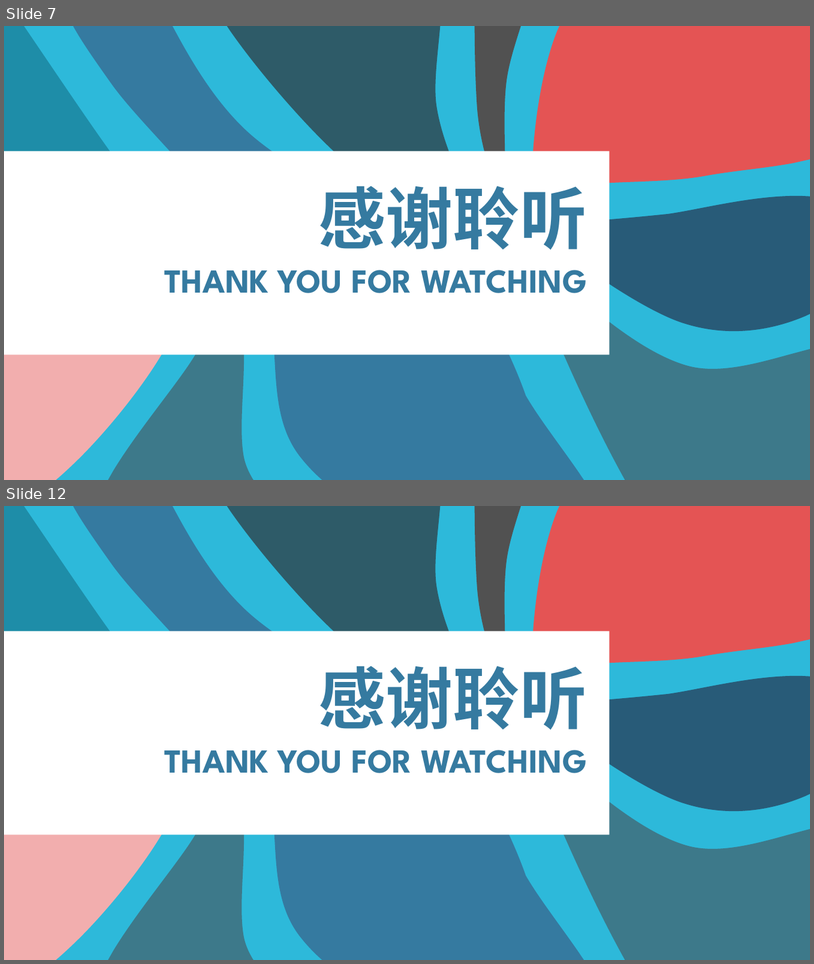
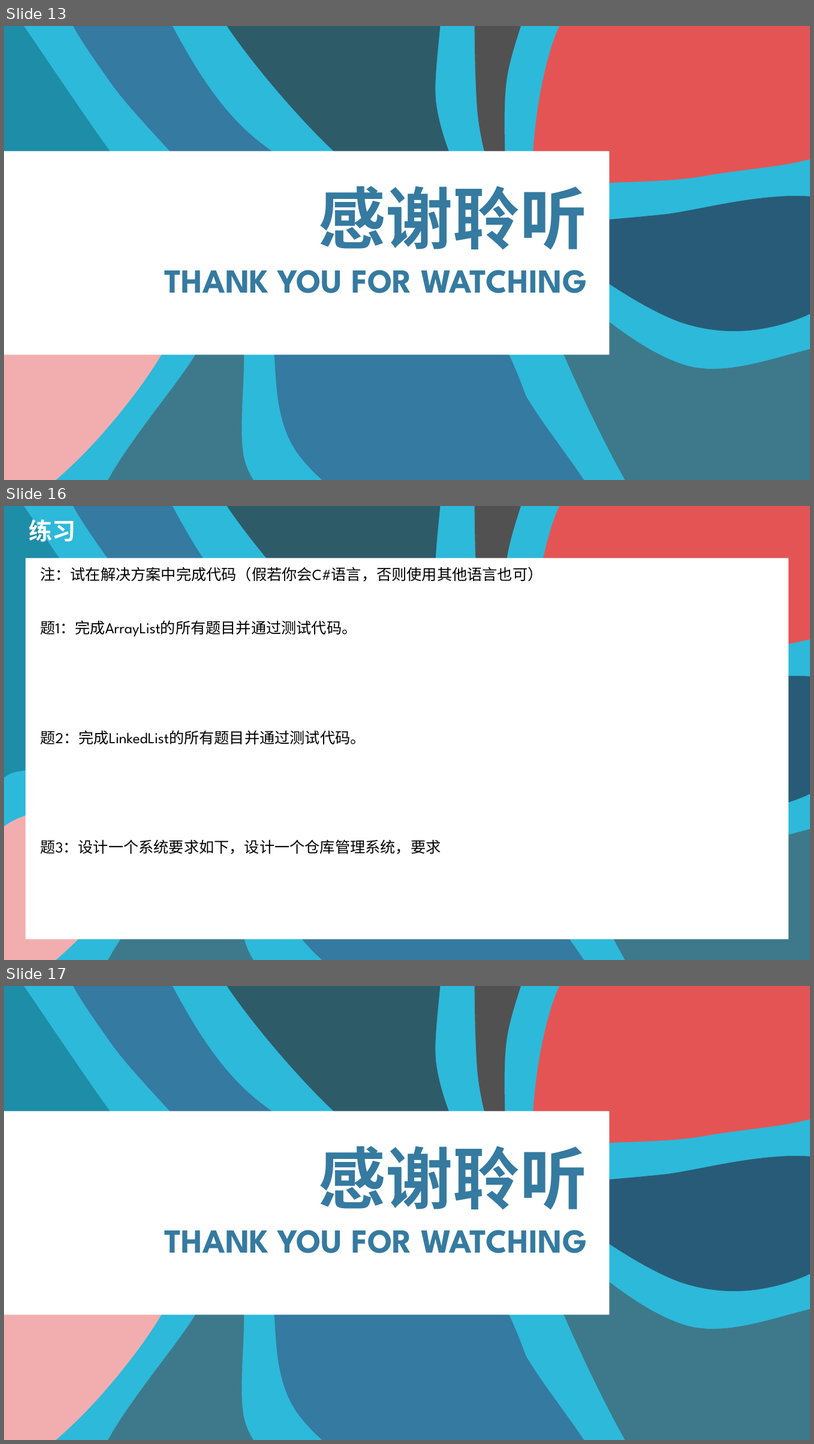
Before and after one commit to StevenEco/ComputerScience, a slide deck: PPT/Data Structure.pptx. Shown one above the other, each under a label of ours: slides 7 and 12 before the commit, slides 13, 16 and 17 after it; the slides between them are not shown. The pictures are 814x964 and 814x1444 pixels, drawn with LibreOffice and Linux fonts; fonts in the diff are those of the drawing. Boxes give left, top, right and bottom in pixels: in the first picture for what was removed or moved away, otherwise in the second. Text is boxed around its words. In the diff, an @@ line names an element or a change of style, - is before the commit and + after.

```diff
--- a/PPT/Data Structure.pptx
+++ b/PPT/Data Structure.pptx
@@ slide 16 added at [4,506,810,960], background #2DB9DA; not listed: 9 template elements that a slide beside it also shows @@
@@ text added at [29,516,75,546], 28 pt, text #FFFFFF, bold @@
+练习
@@ rectangle added at [26,558,789,939], fill #FFFFFF @@
@@ text added at [40,567,543,582], 18 pt, text #000000 @@
+注：试在解决方案中完成代码（假若你会C#语言，否则使用其他语言也可）
@@ text added at [40,620,357,637], 18 pt, text #000000 @@
+题1：完成ArrayList的所有题目并通过测试代码。
@@ text added at [40,730,365,744], 18 pt, text #000000 @@
+题2：完成LinkedList的所有题目并通过测试代码。
@@ text added at [40,839,441,854], 18 pt, text #000000 @@
+题3：设计一个系统要求如下，设计一个仓库管理系统，要求
@@ what was slide 7 is now slide 13 @@
@@ what was slide 12 is now slide 17 @@
```
Also in this commit, not shown: 8 slides changed, 4 other slides added, 3 other files.
